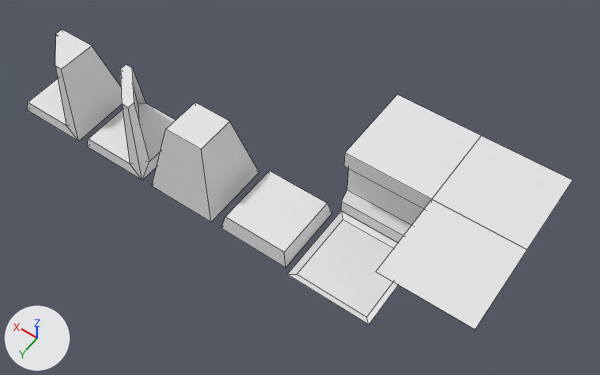
The Blender file Assets/~Sources~/Blender/Tiles.blend, before and after one commit.
Both versions are drawn from a camera (50 mm lens) standing at (-2.28, 4.16, 7.35) and looking at (0.97, -0.39, 0.21). Lighting does not change. The marker at lower left points along +X, +Y and +Z. Mesh edges are drawn as thin lines.

Script lines for the objects in view, before the commit:
```python
me_ceiling = bpy.data.meshes.new('Ceiling')
me_ceiling.from_pydata([(0.5, 0.5, 1.0), (-0.5, 0.5, 1.0), (0.5, -0.5, 1.0), (-0.5, -0.5, 1.0)], [], [(2, 0, 1, 3)])
me_corner = bpy.data.meshes.new('Corner')
me_corner.from_pydata([(0.5, 0.5, 0.025), (-0.5, 0.5, 1.0), (-0.5, -0.5, 1.0), (0.5, 0.5, 1.0), (0.5, -0.5, 1.0), (0.5, 0.5, 0.2), (0.5, 0.5, 0.8), (0.4, 0.5, 0.3), (0.4, 0.5, 0.7), (0.5, 0.4, 0.3), (0.5, 0.4, 0.7)], [(6, 3), (0, 5)], [(3, 1, 2, 4), (7, 8, 10, 9), (6, 10, 8), (7, 9, 5)])
me_two_side_mirror = bpy.data.meshes.new('Two Side Mirror')
me_two_side_mirror.from_pydata(...)  # 24 vertices, 19 faces; spans x -0.43..0.43, y -0.43..0.43, z 0.0..0.9
me_wall = bpy.data.meshes.new('Wall')
me_wall.from_pydata(...)  # 14 vertices, 6 faces; spans x -0.5..0.5, y -0.5..0.5, z 0.025..1.0
# before: 2 (-0.5, -0.5, 1.0) at pixel (481, 135), 3 (0.5, -0.5, 1.0) at pixel (397, 94), 4 (-0.5, 0.5, 1.0) at pixel (431, 199), 5 (0.5, 0.5, 1.0) at pixel (344, 152), 8 (0.5, 0.4, 0.7)
# before: 9 (0.5, 0.5, 0.8) at pixel (343, 165), 10 (-0.5, 0.5, 0.8), 11 (-0.5, 0.4, 0.7)
ob_ceiling = bpy.data.objects.new('Ceiling', me_ceiling)
ob_ceiling.location = (-1.0, 0.0, 0.0)
ob_corner = bpy.data.objects.new('Corner', me_corner)
ob_corner.location = (-1.0, -1.0, 0.0)
ob_two_side_mirror = bpy.data.objects.new('Two Side Mirror', me_two_side_mirror)
ob_two_side_mirror.location = (3.0, 0.0, 0.0)
ob_wall = bpy.data.objects.new('Wall', me_wall)
ob_wall.location = (0.0, -1.0, 0.0)
# also in view: 'Tile' at (1.0, 0.0, 0.1); 'Block' at (2.0, 0.0, 0.45); 'One Side Mirror' at (4.0, 0.0, 0.45); 'Floor' at (0.0, 0.0, 0.01)
```
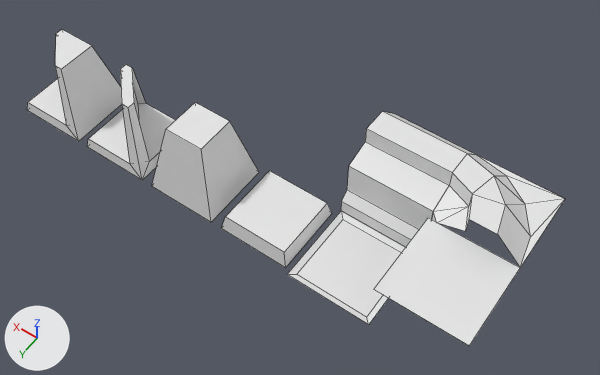
Changed parts and their boxes (x1, y1, x2, y2) in the pictures (600 x 375 px; the box of a moved part takes in the faces that stretch with it):
'Ceiling', mesh moved
    before: (376, 200, 527, 329)
    after: (374, 218, 520, 346)
'Wall', reshaped (8% shorter)
    before: (341, 95, 481, 243)
    after: (341, 111, 476, 247)
'Corner', reshaped
    before: (432, 136, 573, 250)
    after: (431, 154, 565, 267)
part 1 of me_wall, moved or reshaped
    before: (344, 95, 481, 209)
    after: (349, 111, 476, 211)

The change, as a diff of the scene's bpy script:
```diff
--- a/Assets/~Sources~/Blender/Tiles.blend.py
+++ b/Assets/~Sources~/Blender/Tiles.blend.py
@@ me_wall @@
 me_wall.from_pydata(...)  # 14 vertices, 6 faces; spans x -0.5..0.5, y -0.5..0.5, z 0.025..1.0
 # used by ob_wall; location = (0.0, -1.0, 0.0)
 # verts and faces of me_wall; kept vertices keep their numbers, new ones are numbered from 14
+# me_wall part 1
+delete_vertices([*range(2, 6), 9, 10])  # with the faces that use them
+verts[14] = (-0.5, -0.5, 0.7)  # pixel (476, 154)
+verts[15] = (-0.5, 0.1, 1.0)  # pixel (452, 172)
+verts[16] = (-0.5, 0.1, 0.8)  # pixel (449, 185)
+verts[17] = (-0.5, -0.2, 1.0)  # pixel (467, 153)
+for new, old in zip([*range(18, 22)], [*range(14, 18)]): verts[new] = verts[old] + (1.0, 0.0, 0.0)
+faces += [(14, 18, 21, 17), (15, 19, 20, 16), (8, 11, 16, 20), (15, 17, 21, 19)]
@@ me_corner @@
 # used by ob_corner; location = (-1.0, -1.0, 0.0)
-me_corner.from_pydata(...)  # 11 vertices, 4 faces, 2 loose edges; spans x -0.5..0.5, y -0.5..0.5, z 0.025..1.0
+me_corner.from_pydata(...)  # 23 vertices, 19 faces, 2 loose edges; spans x -0.5..0.5, y -0.5..0.5, z 0.025..1.0
+# me_corner part 2
+# 5 vertices are removed from x -0.5..0.5, y -0.5..0.5, z 0.8..1.0
+# 3 faces are deleted
+# 1 loose edge is deleted
+# 17 vertices are added at x -0.5..0.5, y -0.5..0.5, z 0.7..1.0
+# 1 loose edge is added
+# 18 new faces join them
@@ me_ceiling @@
 me_ceiling.from_pydata(...)  # 4 vertices, 1 face; spans x -0.5..0.5, y -0.5..0.5, z 1.0
 # used by ob_ceiling; location = (-1.0, 0.0, 0.0)
+# me_ceiling part 3: the whole mesh is moved by (0.0, 0.0, -0.3)
```
